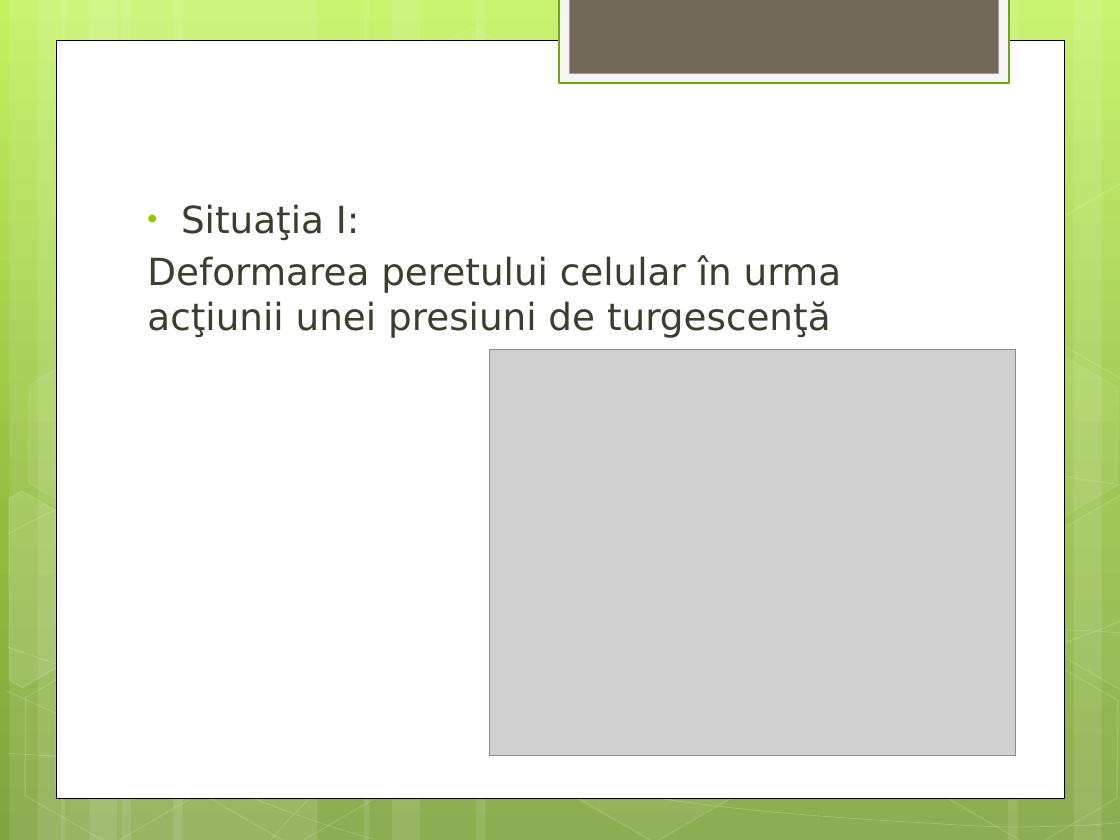
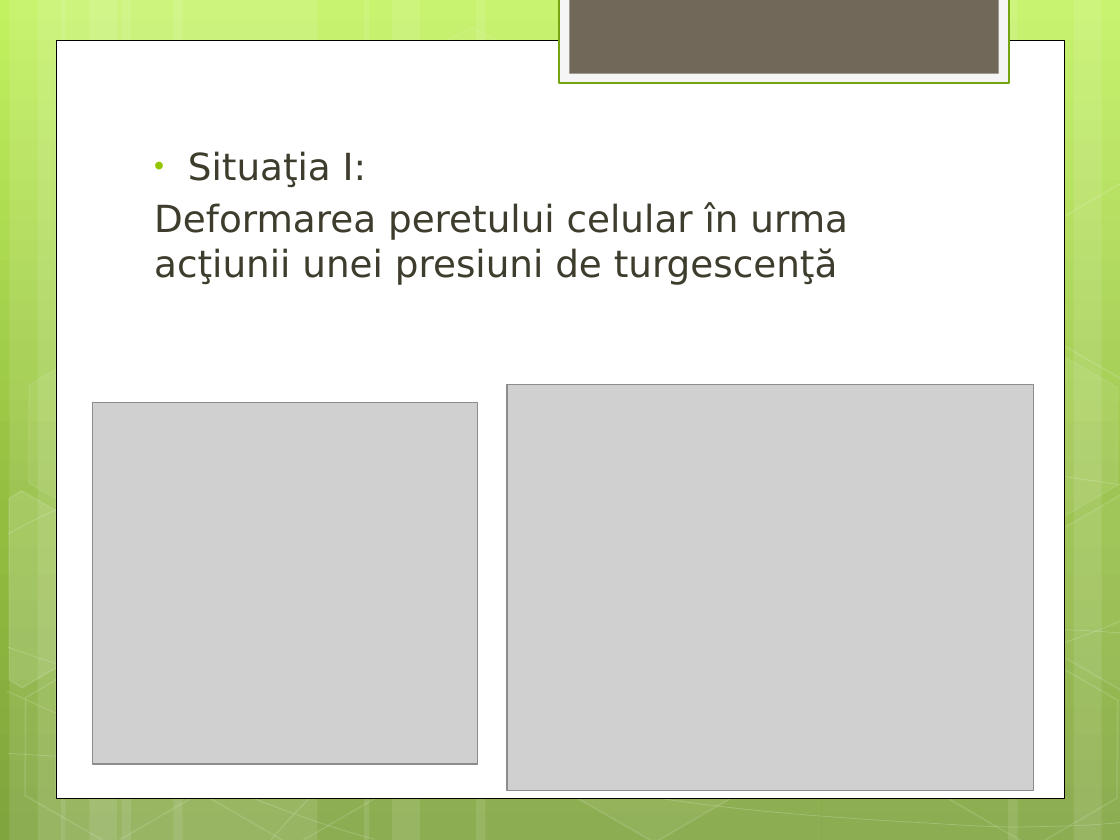
Before and after one commit to Sebi08/Licenta2017DarieSebastian, a slide deck: slide 10 of Darie Sebastian - Modelarea matematică a biosistemelor_final.pptx (slide 12 before the commit). Drawn at 1120x840 pixels with LibreOffice and Linux fonts; fonts in the diff are those of the drawing; grey boxes stand for pictures. Boxes give left, top, right and bottom in pixels: in the first picture for what was removed or moved away, otherwise in the second. Text is boxed around its words. In the diff, an @@ line names an element or a change of style, - is before the commit and + after.

```diff
--- a/Darie Sebastian - Modelarea matematică a biosistemelor_final.pptx
+++ b/Darie Sebastian - Modelarea matematică a biosistemelor_final.pptx
@@ text "Situaţia I:": place and size @@
-text "Situaţia I:" at (147, 204, 842, 338)
+text "Situaţia I:" at (154, 151, 848, 285)
@@ picture: place and size @@
-picture at (489, 349, 1016, 755)
+picture at (507, 385, 1034, 791)
@@ picture added at (93, 402, 477, 764) @@
```
Also in this commit, not shown: 3 other slides changed, 2 slides removed.
